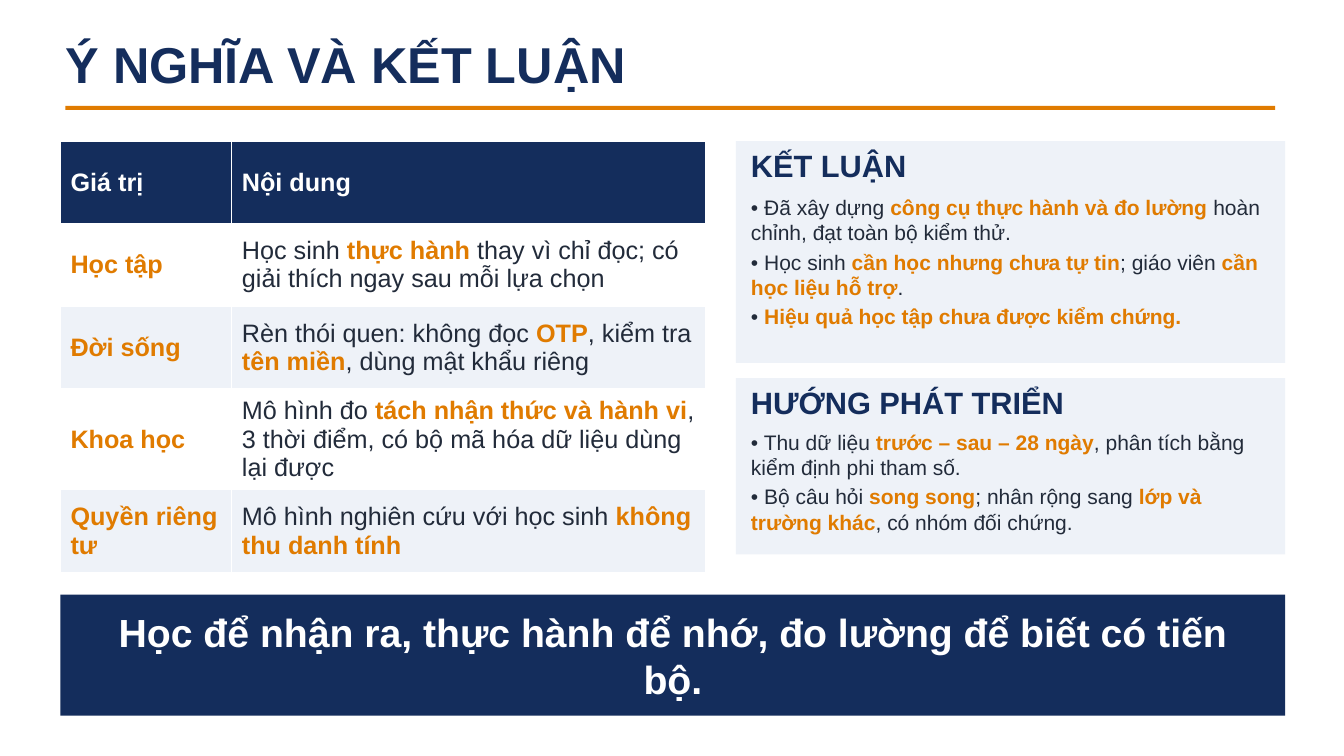
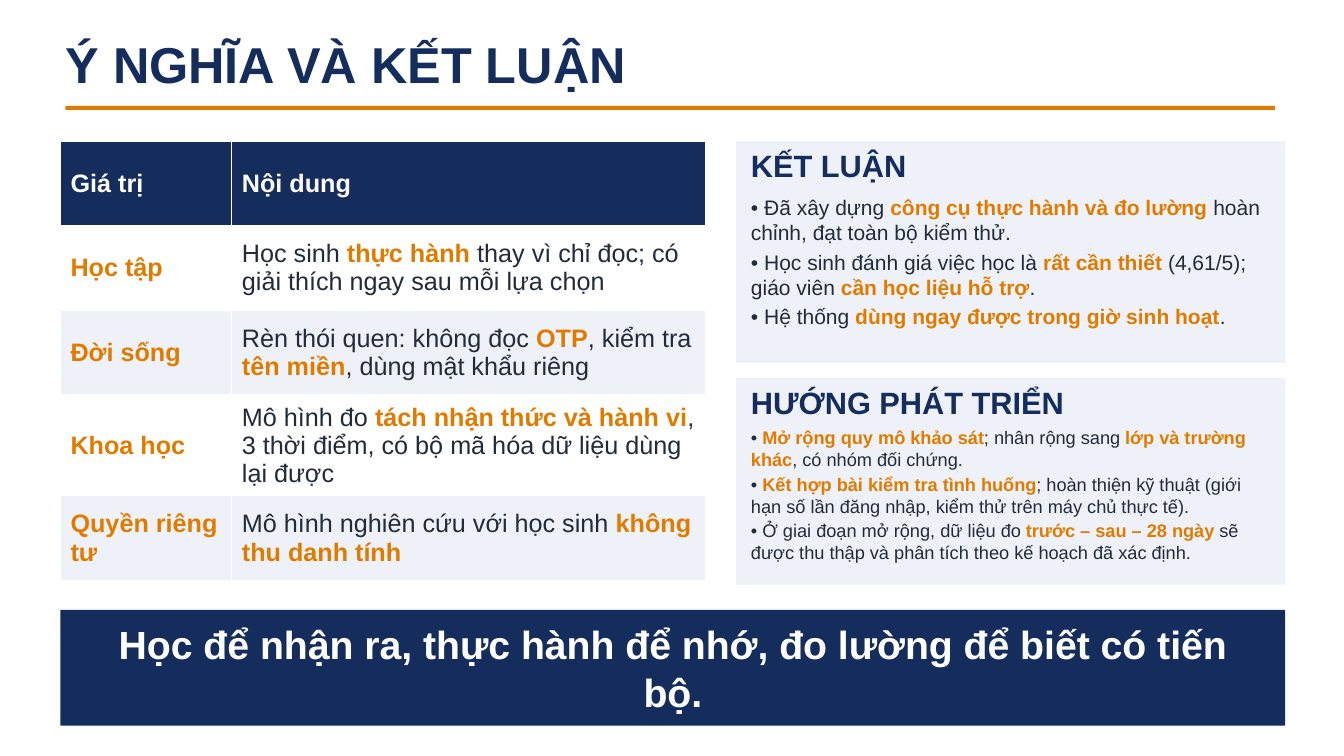
Before and after one commit to daominhtri2025-crypto/NCKH, a slide deck: slide 4 of docs/POSTER_AN_TOAN_SO_HOC_DUONG.pptx. Drawn at 1344x756 pixels with LibreOffice and Linux fonts; fonts in the diff are those of the drawing. Boxes give left, top, right and bottom in pixels: in the first picture for what was removed or moved away, otherwise in the second. Text is boxed around its words. In the diff, an @@ line names an element or a change of style, - is before the commit and + after.

```diff
--- a/docs/POSTER_AN_TOAN_SO_HOC_DUONG.pptx
+++ b/docs/POSTER_AN_TOAN_SO_HOC_DUONG.pptx
@@ table: place and size @@
-table at (60,141,706,559)
+table at (60,141,706,566)
@@ text at (751,254,1246,329): text changed @@
-• Học sinh cần học nhưng chưa tự tin; giáo viên cần học liệu hỗ trợ.
-• Hiệu quả học tập chưa được kiểm chứng.
+• Học sinh đánh giá việc học là rất cần thiết (4,61/5); giáo viên cần học liệu hỗ trợ.
+• Hệ thống dùng ngay được trong giờ sinh hoạt.
@@ rectangle: place and size @@
-rectangle at (736,378,1286,555)
+rectangle at (736,378,1286,585)
@@ text at (751,430,1245,563): text changed; size 15 to 13 pt @@
-• Thu dữ liệu trước – sau – 28 ngày, phân tích bằng kiểm định phi tham số.
-• Bộ câu hỏi song song; nhân rộng sang lớp và trường khác, có nhóm đối chứng.
+• Mở rộng quy mô khảo sát; nhân rộng sang lớp và trường khác, có nhóm đối chứng.
+• Kết hợp bài kiểm tra tình huống; hoàn thiện kỹ thuật (giới hạn số lần đăng nhập, kiểm thử trên máy chủ thực tế).
+• Ở giai đoạn mở rộng, dữ liệu đo trước – sau – 28 ngày sẽ được thu thập và phân tích theo kế hoạch đã xác định.
@@ rectangle: place and size @@
-rectangle at (60,595,1286,716)
+rectangle at (60,610,1286,726)
@@ text "Học để nhận ra, thực ...": place and size @@
-text "Học để nhận ra, thực ..." at (119,616,1227,701)
+text "Học để nhận ra, thực ..." at (119,628,1227,714)
```
Also in this commit, not shown: 1 other slide changed, 14 other files.
